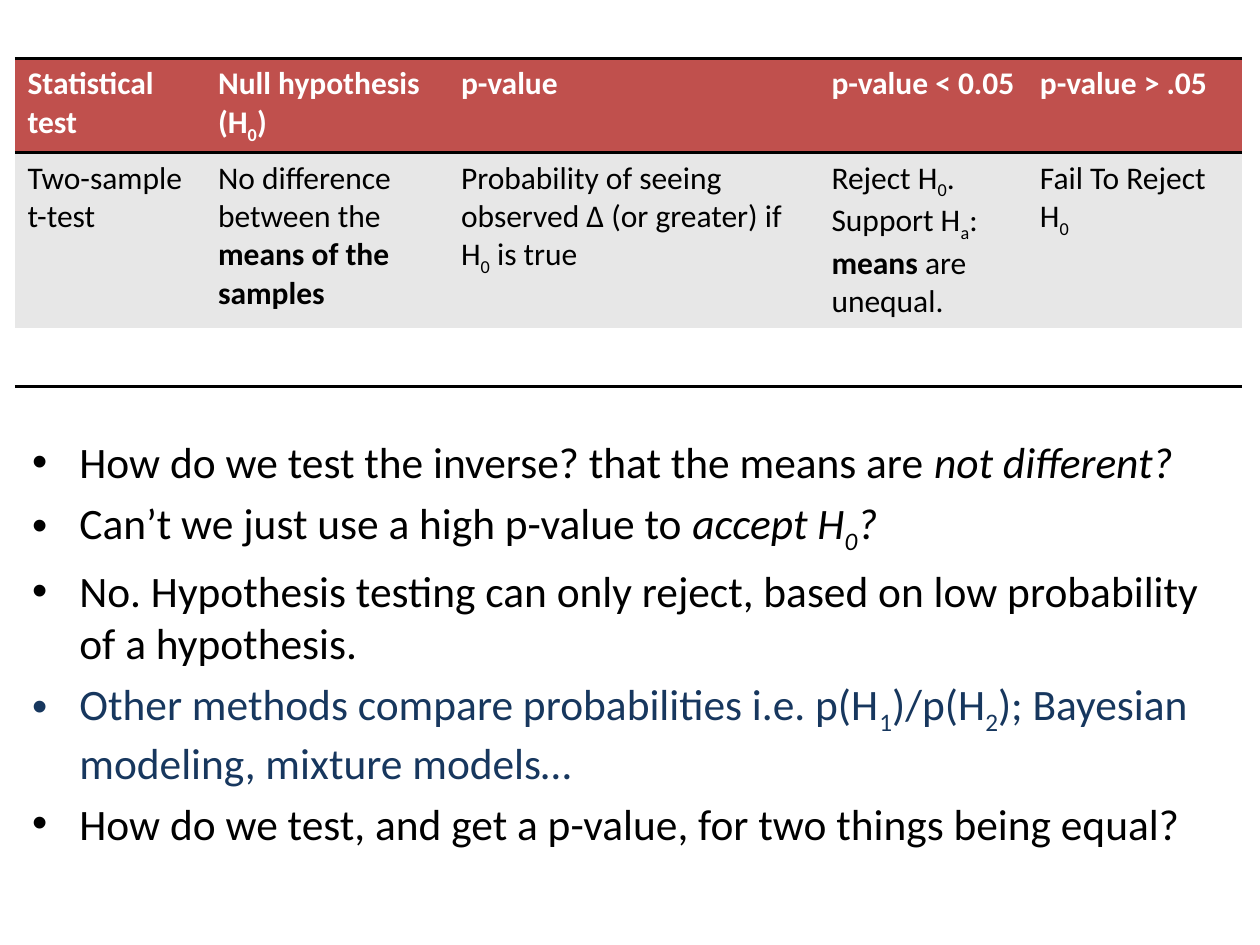
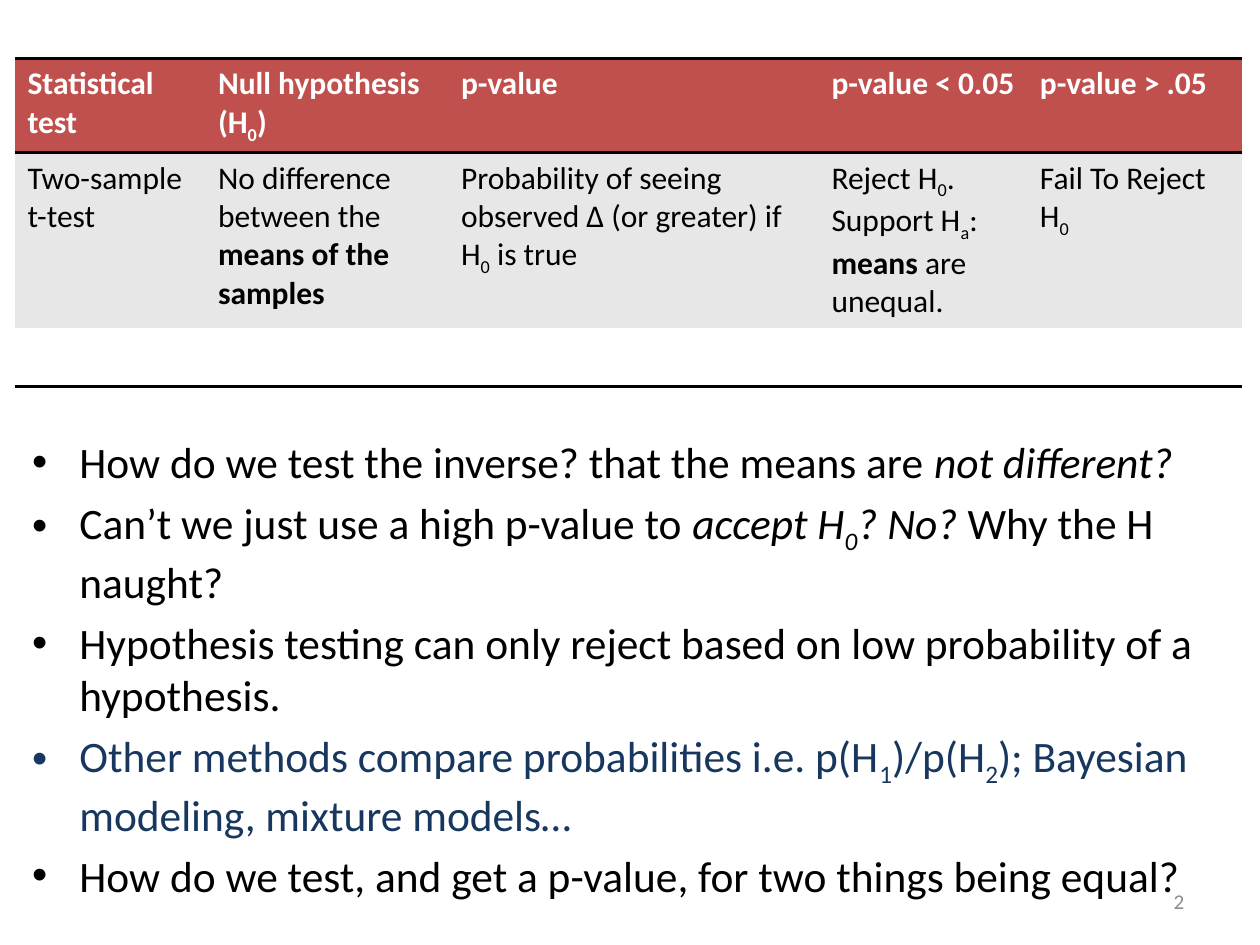
Before and after one commit to meekrob/stats_workshop_2020, a slide deck: slide 2 of adeline/Adeline_TOST_edit.pptx. Drawn at 1260x945 pixels with LibreOffice and Linux fonts; fonts in the diff are those of the drawing. Boxes give left, top, right and bottom in pixels: in the first picture for what was removed or moved away, otherwise in the second. Text is boxed around its words. In the diff, an @@ line names an element or a change of style, - is before the commit and + after.

```diff
--- a/adeline/Adeline_TOST_edit.pptx
+++ b/adeline/Adeline_TOST_edit.pptx
@@ text at [79,508,1192,718]: text changed @@
-• Can’t we just use a high p-value to accept H0?
-• No. Hypothesis testing can only reject, based on low probability of a hypothesis.
+• Can’t we just use a high p-value to accept H0? No? Why the H naught?
+• Hypothesis testing can only reject based on low probability of a hypothesis.
@@ page number added at [1174,895,1185,909], 12 pt, text #8C8C8C @@
+2
```
Also in this commit, not shown: 9 other slides changed, 1 slide added.
